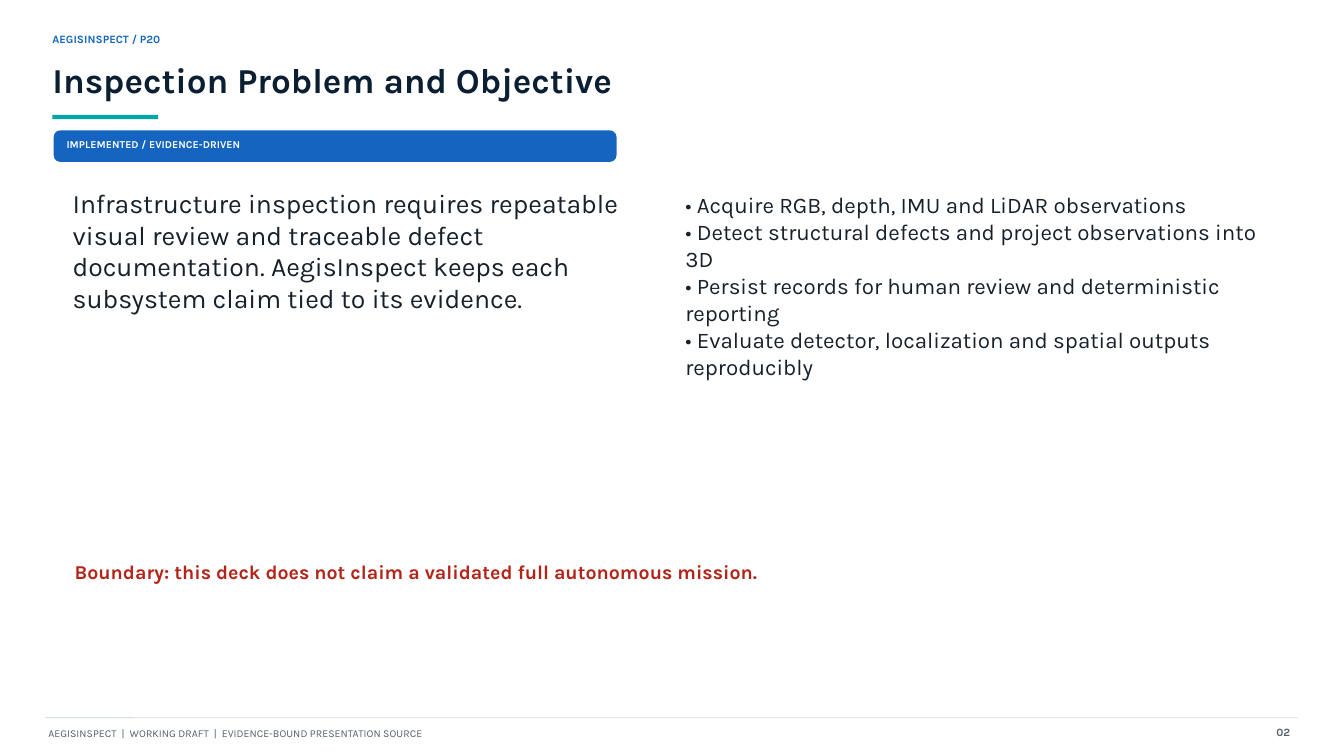
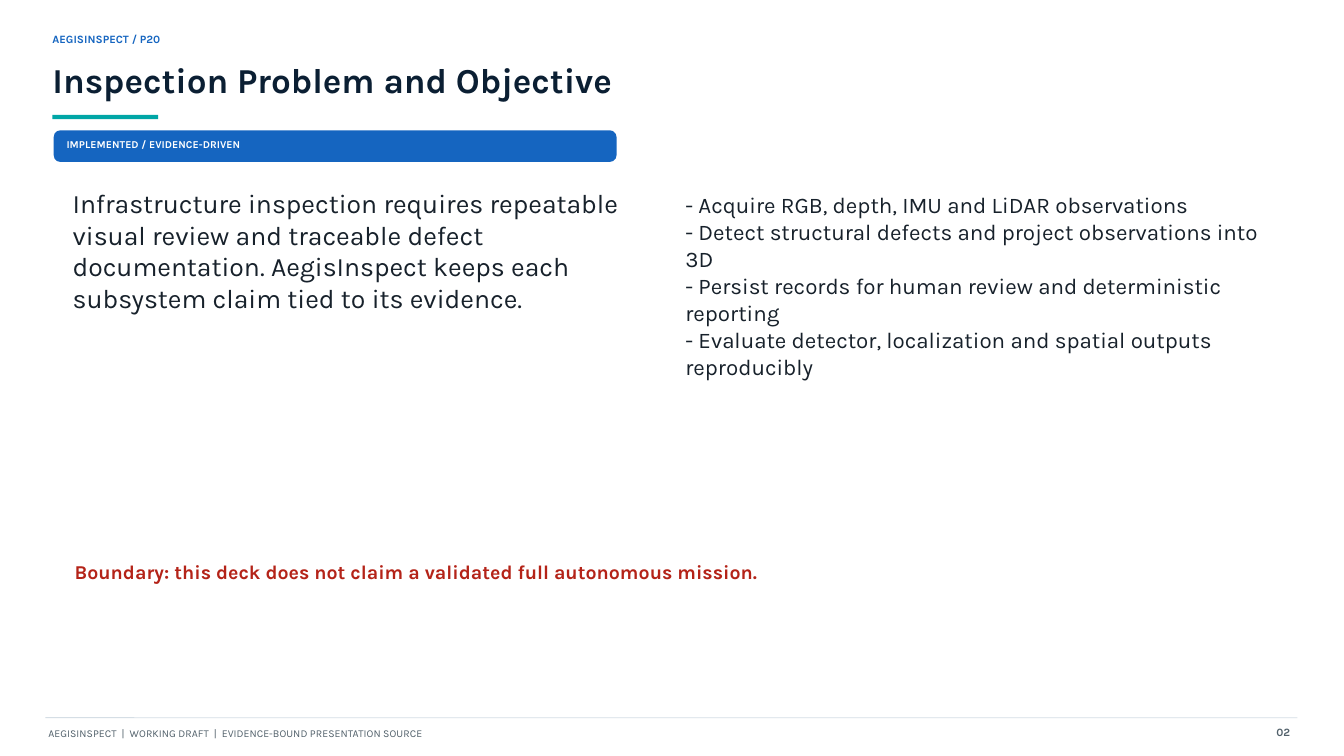
Before and after one commit to AritraAcherjee/autonomous-drone-infrastructure-inspection, a slide deck: slide 2 of outputs/presentation/AegisInspect_P20_working_draft.pptx. Drawn at 1344x756 pixels with LibreOffice and Linux fonts; fonts in the diff are those of the drawing. Boxes give left, top, right and bottom in pixels: in the first picture for what was removed or moved away, otherwise in the second. Text is boxed around its words. In the diff, an @@ line names an element or a change of style, - is before the commit and + after.

Commit message:
docs(p20): ingest verified p18 evidence into working deck

```diff
--- a/outputs/presentation/AegisInspect_P20_working_draft.pptx
+++ b/outputs/presentation/AegisInspect_P20_working_draft.pptx
@@ text at <box>685,197,1258,381</box>: text changed @@
-• Acquire RGB, depth, IMU and LiDAR observations
-• Detect structural defects and project observations into 3D
-• Persist records for human review and deterministic reporting
-• Evaluate detector, localization and spatial outputs reproducibly
+- Acquire RGB, depth, IMU and LiDAR observations
+- Detect structural defects and project observations into 3D
+- Persist records for human review and deterministic reporting
+- Evaluate detector, localization and spatial outputs reproducibly
```
Also in this commit, not shown: 11 other slides changed, 2 slides added, 2 slides removed, 21 other files.
